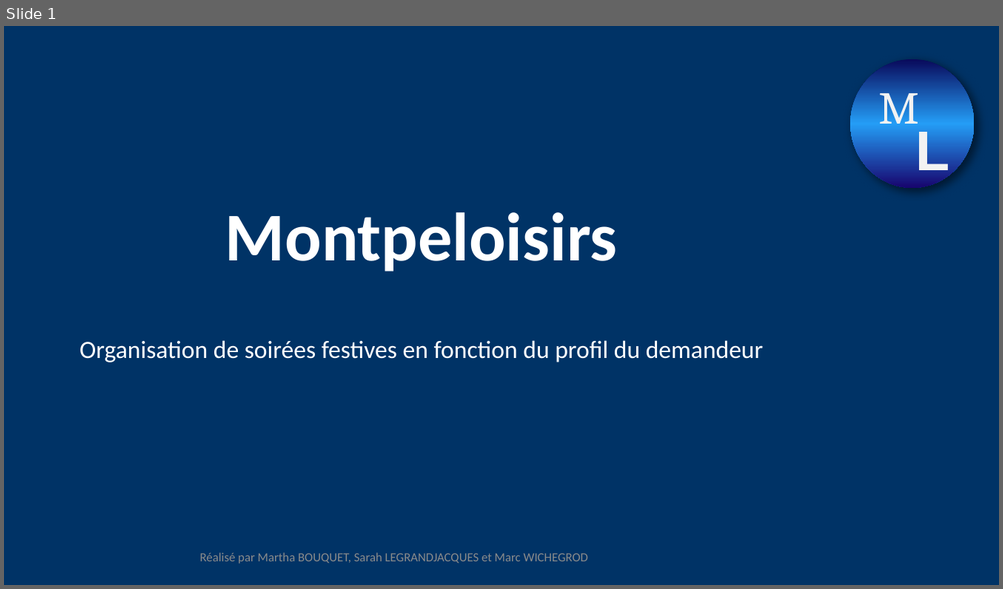
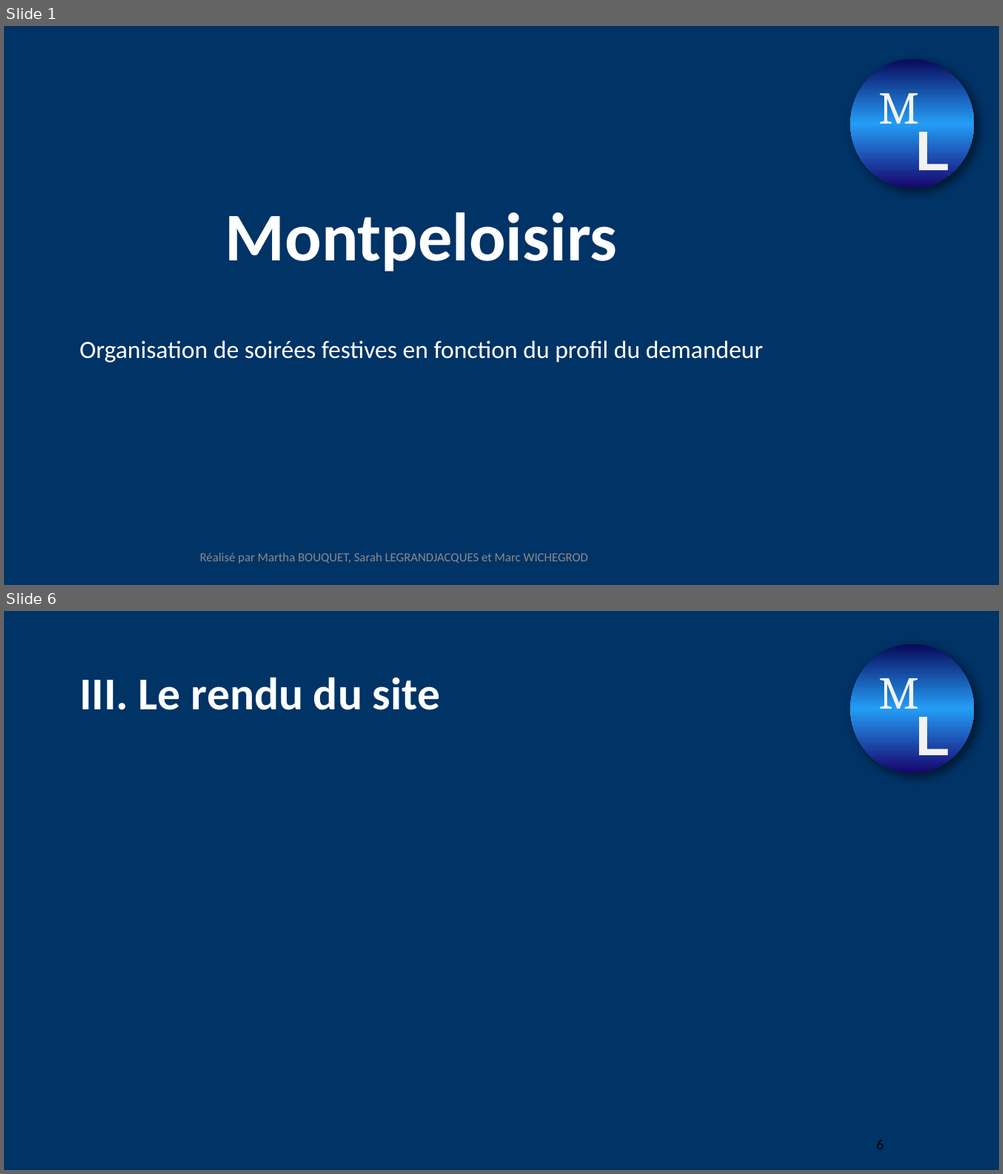
Before and after one commit to marc-wichegrod/montpeloisirs, a slide deck: Nouveau Présentation Microsoft PowerPoint.pptx. Shown one above the other, each under a label of ours: slide 1 before the commit, slides 1 and 6 after it; the slides between them are not shown. The pictures are 1003x589 and 1003x1174 pixels, drawn with LibreOffice and Linux fonts; fonts in the diff are those of the drawing; background and template pictures are left out. Boxes give left, top, right and bottom in pixels: in the first picture for what was removed or moved away, otherwise in the second. Text is boxed around its words. In the diff, an @@ line names an element or a change of style, - is before the commit and + after.

```diff
--- a/Nouveau Présentation Microsoft PowerPoint.pptx
+++ b/Nouveau Présentation Microsoft PowerPoint.pptx
@@ slide 6 added at [4, 611, 999, 1170], background #003366; not listed: 3 template elements that a slide beside it also shows @@
@@ title added at [79, 677, 440, 710], 44 pt, text #FFFFFF, bold @@
+III. Le rendu du site
@@ page number added at [876, 1140, 883, 1150], 14 pt, text #000000 @@
+6
```
Also in this commit, not shown: 6 other slides added, 4 slides removed.
